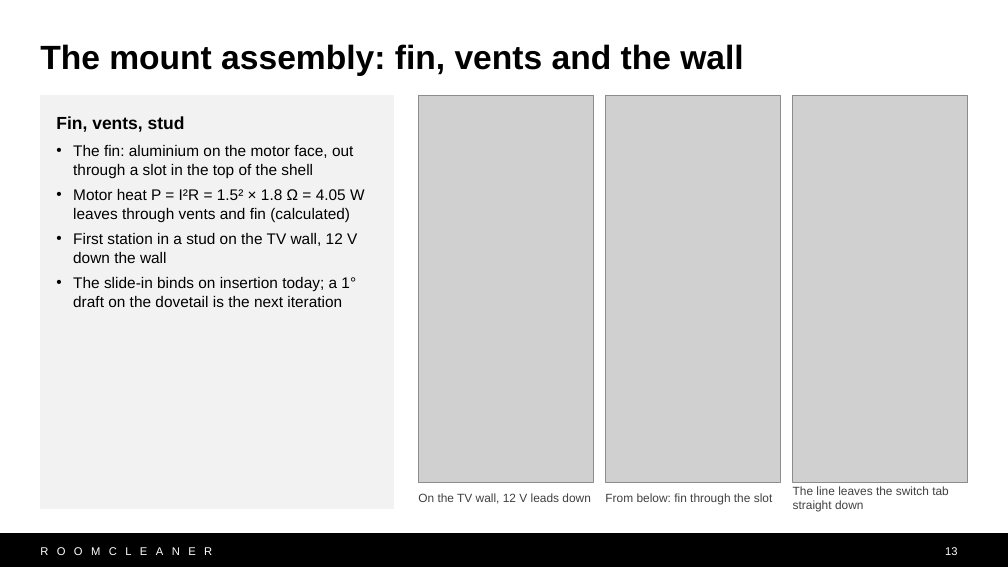
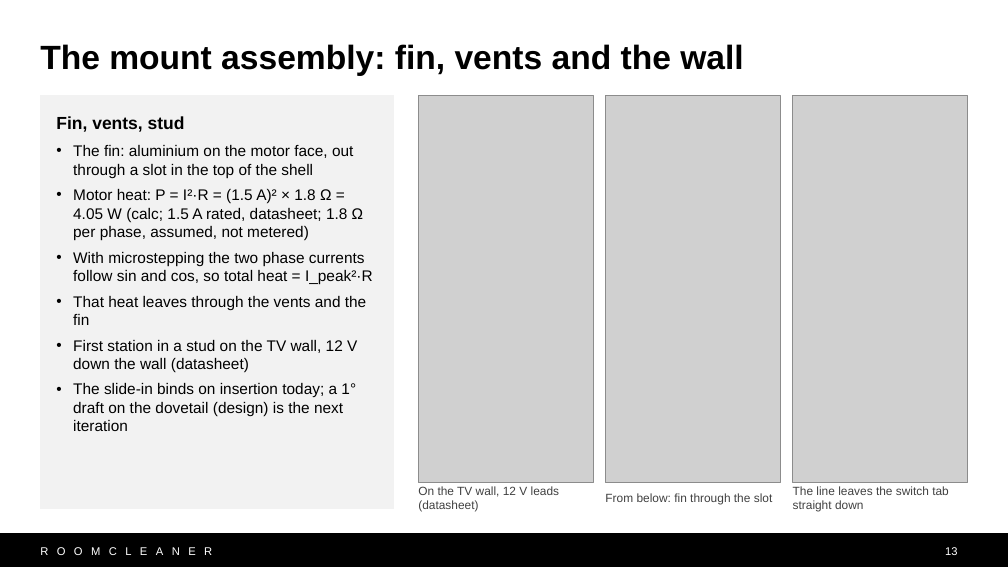
Before and after one commit to Jaspario1199/RoomCleaner, a slide deck: slide 13 of docs/presentation/deck_v10/RoomCleaner_Buntinx_v10.pptx. Drawn at 1008x567 pixels with LibreOffice and Linux fonts; fonts in the diff are those of the drawing; grey boxes stand for pictures. Boxes give left, top, right and bottom in pixels: in the first picture for what was removed or moved away, otherwise in the second. Text is boxed around its words. In the diff, an @@ line names an element or a change of style, - is before the commit and + after.

```diff
--- a/docs/presentation/deck_v10/RoomCleaner_Buntinx_v10.pptx
+++ b/docs/presentation/deck_v10/RoomCleaner_Buntinx_v10.pptx
@@ text in rectangle at [73, 189, 373, 431]: text changed @@
-• Motor heat P = I²R = 1.5² × 1.8 Ω = 4.05 W leaves through vents and fin (calculated)
-• First station in a stud on the TV wall, 12 V down the wall
-• The slide-in binds on insertion today; a 1° draft on the dovetail is the next iteration
+• Motor heat: P = I²·R = (1.5 A)² × 1.8 Ω = 4.05 W (calc; 1.5 A rated, datasheet; 1.8 Ω per phase, assumed, not metered)
+• With microstepping the two phase currents follow sin and cos, so total heat = I_peak²·R
+• That heat leaves through the vents and the fin
+• First station in a stud on the TV wall, 12 V down the wall (datasheet)
+• The slide-in binds on insertion today; a 1° draft on the dovetail (design) is the next iteration
@@ text at [418, 486, 559, 512]: text changed @@
-On the TV wall, 12 V leads down
+On the TV wall, 12 V leads (datasheet)
```
Also in this commit, not shown: 12 other slides changed, 14 other files.
